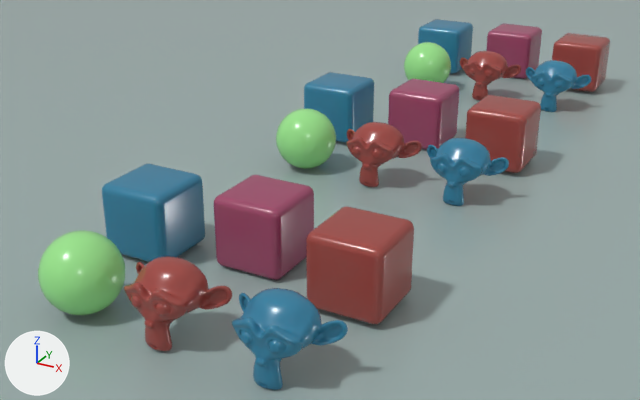
A saved change to the Blender file docs/client/models/monkey.blend.
One viewpoint serves both versions: a camera (50 mm lens) standing at (11.2, -13.5, 9.6) and looking at (-2.0, 10.5, -2.4). Arrows for +X, +Y and +Z are at lower left; the lights stay in place.

Names of what the first picture shows: 'BlueCube', 'BlueCube.001', 'BlueCube.002', 'GreenSphere', 'GreenSphere.001', 'GreenSphere.002', 'Object', 'Object.001', 'Object.002', 'Plane', 'PurpleCube', 'PurpleCube.001', 'PurpleCube.002', 'Redcube', 'Redcube.001', 'Redcube.002', 'Suzanne', 'Suzanne.001', 'Suzanne.002'.
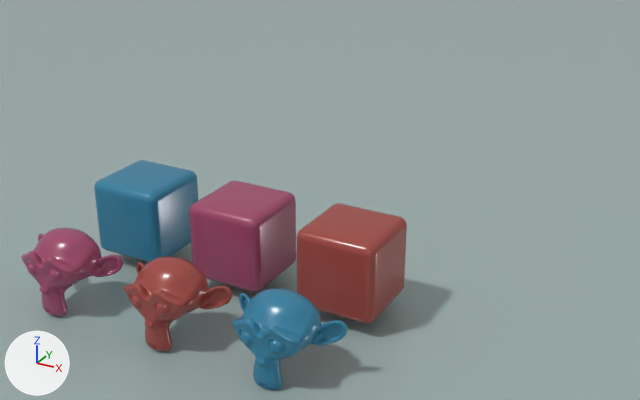
Location of each change, [x1, y1, x2, y2] in pixels of the pictures (640 x 400 px):
'Redcube', moved
    before: [306, 206, 414, 325]
    after: [297, 203, 407, 324]
'PurpleCube', moved
    before: [214, 175, 314, 280]
    after: [189, 181, 296, 292]
'BlueCube', moved
    before: [102, 164, 205, 262]
    after: [94, 160, 198, 262]
'Suzanne.001', moved
    before: [346, 122, 422, 187]
    after: [21, 228, 123, 316]
'GreenSphere', deleted (green)
    before: [38, 230, 125, 315]
'Redcube.001', deleted
    before: [465, 95, 541, 173]
'PurpleCube.001', deleted
    before: [388, 79, 459, 150]
'BlueCube.001', deleted (blue)
    before: [304, 72, 374, 143]
'Object.001', deleted (blue)
    before: [427, 138, 509, 206]
'GreenSphere.001', deleted (green)
    before: [276, 109, 336, 169]
'Redcube.002', deleted
    before: [552, 33, 610, 92]
'PurpleCube.002', deleted
    before: [486, 23, 542, 79]
'Object.002', deleted (blue)
    before: [526, 60, 591, 112]
'BlueCube.002', deleted (blue)
    before: [418, 19, 473, 73]
'Suzanne.002', deleted
    before: [460, 51, 521, 100]
'GreenSphere.002', deleted (green)
    before: [404, 42, 451, 83]

Diff of the bpy script that builds the scene:
```diff
--- a/docs/client/models/monkey.blend.py
+++ b/docs/client/models/monkey.blend.py
@@ ob_greensphere @@
-ob_greensphere = bpy.data.objects.new('GreenSphere', me_sphere_001)
-ob_greensphere.location = (-2.6, 0.0, -0.33)
@@ ob_purplecube @@
 ob_purplecube = bpy.data.objects.new('PurpleCube', me_cube_006)
-ob_purplecube.location = (-0.17, 4.23, -0.31)
+ob_purplecube.location = (0.0, 3.0, 0.0)
@@ ob_greensphere_001 @@
-ob_greensphere_001 = bpy.data.objects.new('GreenSphere.001', me_sphere_002)
-ob_greensphere_001.location = (-2.6, 10.67, -0.33)
@@ ob_purplecube_001 @@
-ob_purplecube_001 = bpy.data.objects.new('PurpleCube.001', me_cube_010)
-ob_purplecube_001.location = (-0.17, 14.89, -0.31)
@@ ob_greensphere_002 @@
-ob_greensphere_002 = bpy.data.objects.new('GreenSphere.002', me_sphere_003)
-ob_greensphere_002.location = (-2.6, 21.14, -0.33)
@@ ob_purplecube_002 @@
-ob_purplecube_002 = bpy.data.objects.new('PurpleCube.002', me_cube_013)
-ob_purplecube_002.location = (-0.17, 25.36, -0.31)
@@ ob_redcube @@
 ob_redcube = bpy.data.objects.new('Redcube', me_cube_001)
-ob_redcube.location = (3.02, 3.4, -0.23)
+ob_redcube.location = (3.0, 3.0, 0.0)
@@ ob_bluecube @@
 ob_bluecube = bpy.data.objects.new('BlueCube', me_cube_003)
-ob_bluecube.location = (-3.14, 3.4, -0.27)
+ob_bluecube.location = (-3.0, 3.0, 0.0)
@@ ob_suzanne_001 @@
 ob_suzanne_001 = bpy.data.objects.new('Suzanne.001', me_suzanne_002)
-ob_suzanne_001.location = (0.0, 10.67, -0.35)
+ob_suzanne_001.location = (-3.09, 0.0, -0.35)
 _m = ob_suzanne_001.modifiers.new('Subdivision', 'SUBSURF')
@@ ob_object_001 @@
-ob_object_001 = bpy.data.objects.new('Object.001', me_suzanne_003)
-ob_object_001.location = (2.85, 10.67, -0.39)
-_m = ob_object_001.modifiers.new('Subdivision', 'SUBSURF')
@@ ob_redcube_001 @@
-ob_redcube_001 = bpy.data.objects.new('Redcube.001', me_cube_008)
-ob_redcube_001.location = (3.02, 14.07, -0.23)
@@ ob_bluecube_001 @@
-ob_bluecube_001 = bpy.data.objects.new('BlueCube.001', me_cube_009)
-ob_bluecube_001.location = (-3.14, 14.07, -0.27)
@@ ob_suzanne_002 @@
-ob_suzanne_002 = bpy.data.objects.new('Suzanne.002', me_suzanne_004)
-ob_suzanne_002.location = (0.0, 21.14, -0.35)
-_m = ob_suzanne_002.modifiers.new('Subdivision', 'SUBSURF')
@@ ob_object_002 @@
-ob_object_002 = bpy.data.objects.new('Object.002', me_suzanne_005)
-ob_object_002.location = (2.85, 21.14, -0.39)
-_m = ob_object_002.modifiers.new('Subdivision', 'SUBSURF')
@@ ob_redcube_002 @@
-ob_redcube_002 = bpy.data.objects.new('Redcube.002', me_cube_011)
-ob_redcube_002.location = (3.02, 24.54, -0.23)
@@ ob_bluecube_002 @@
-ob_bluecube_002 = bpy.data.objects.new('BlueCube.002', me_cube_012)
-ob_bluecube_002.location = (-3.14, 24.54, -0.27)
```
